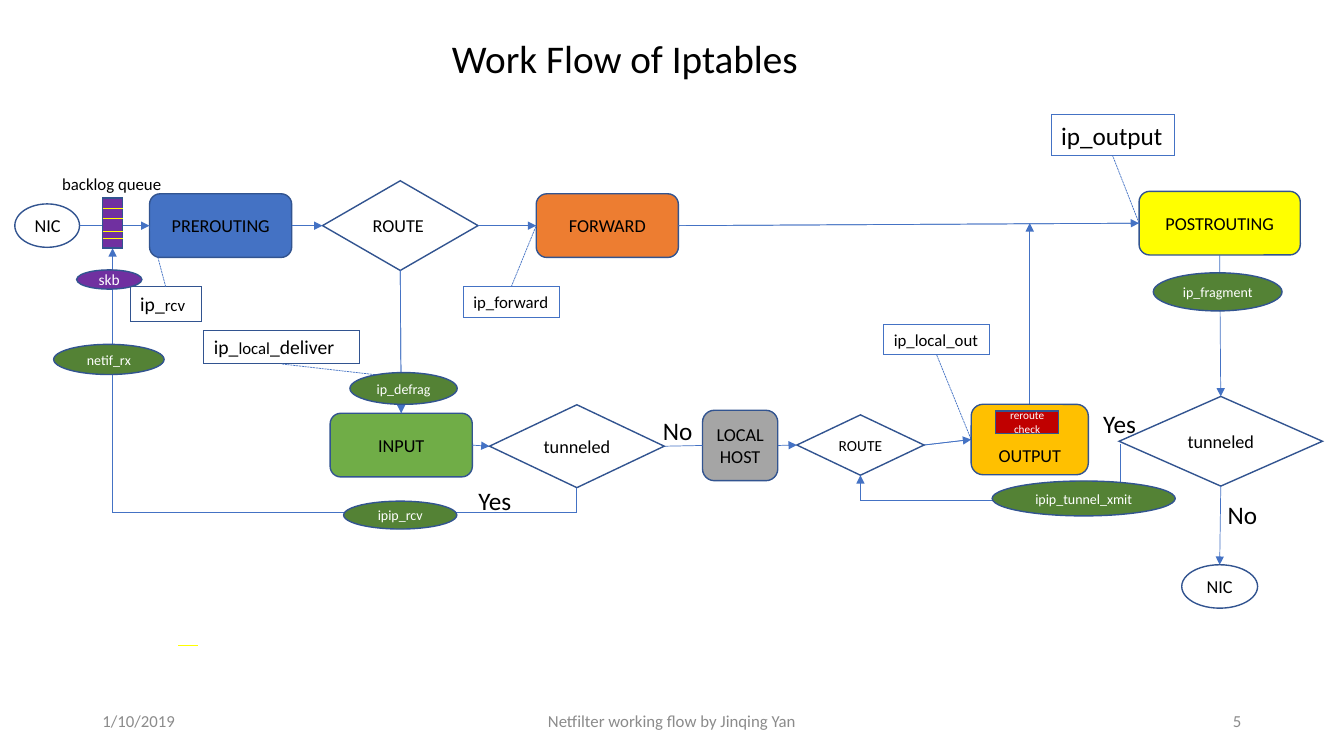
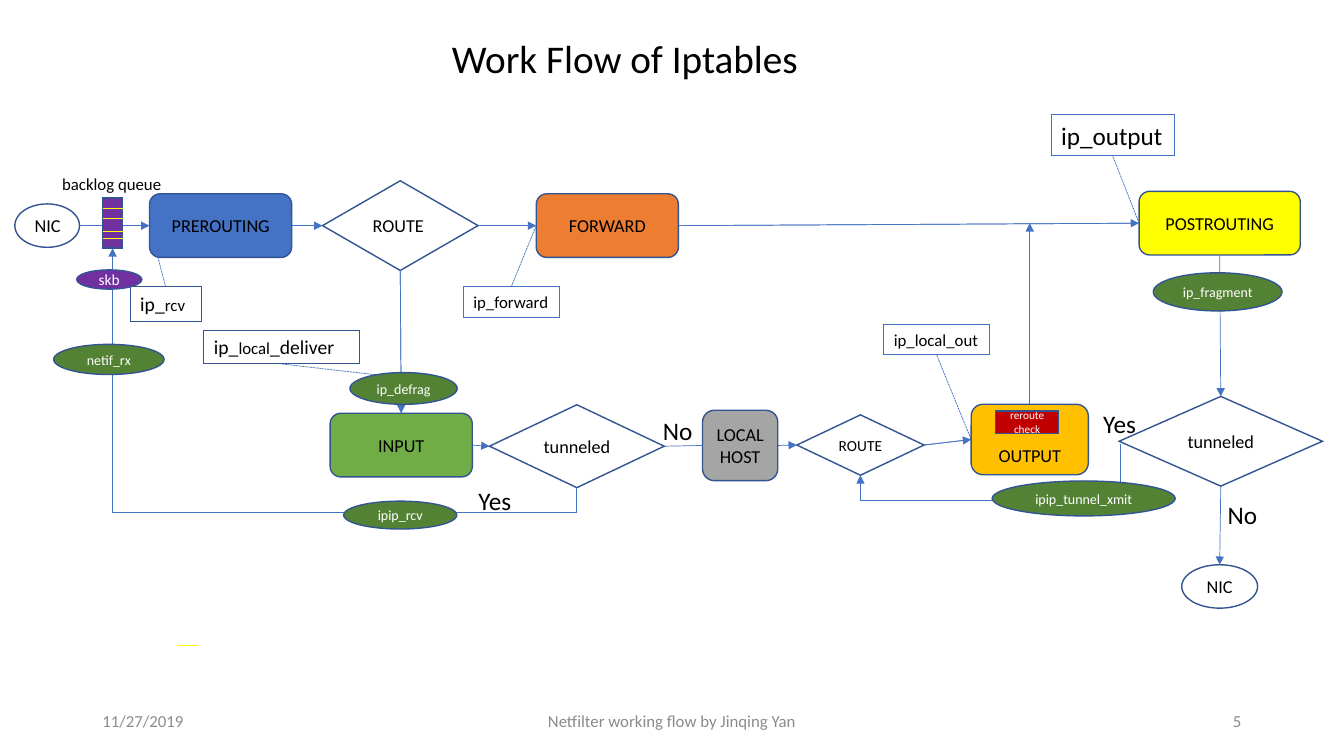
Before and after one commit to odking/mecome, a slide deck: slide 5 of docs/netfilter/netfilter.pptx. Drawn at 1344x756 pixels with LibreOffice and Linux fonts; fonts in the diff are those of the drawing. Boxes give left, top, right and bottom in pixels: in the first picture for what was removed or moved away, otherwise in the second. Text is boxed around its words. In the diff, an @@ line names an element or a change of style, - is before the commit and + after.

```diff
--- a/docs/netfilter/netfilter.pptx
+++ b/docs/netfilter/netfilter.pptx
@@ text at (102,715,183,728): text changed @@
-1/10/2019
+11/27/2019
```
Also in this commit, not shown: 6 other slides changed, 2 other files.
